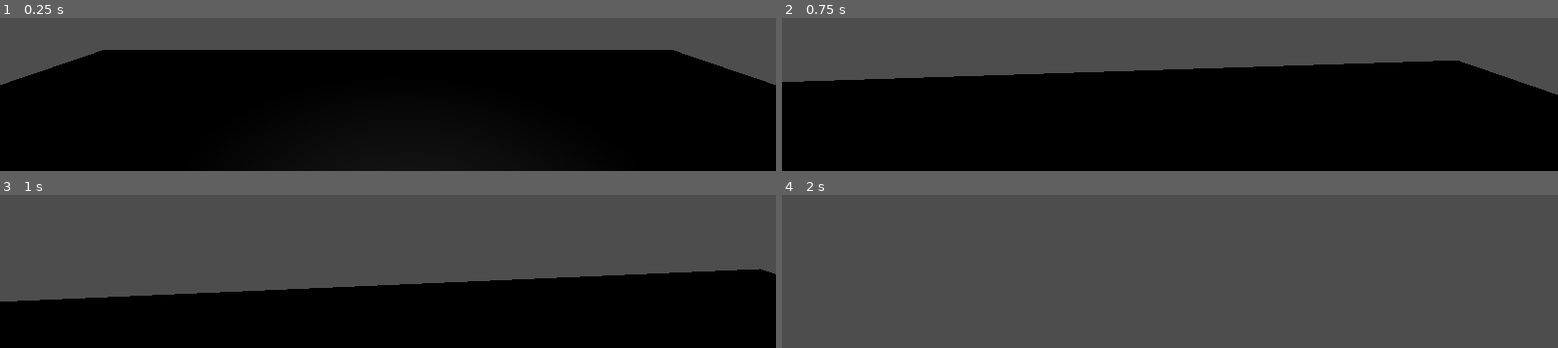
Above: before the commit, frames 1-4 (two rows, left to right).
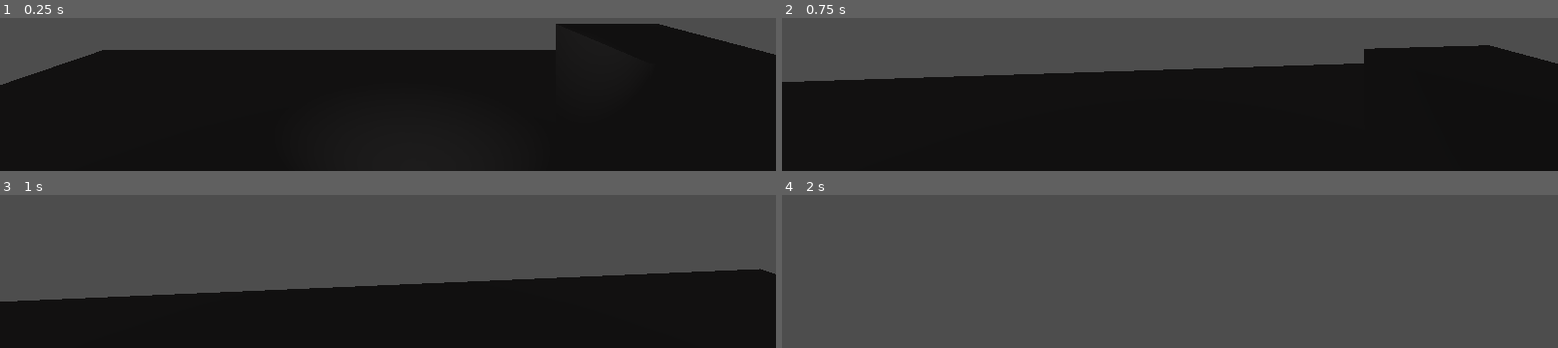
Above: after the commit, the same moments.

Repository: vaporvee/project-thought-experiment
Game: Godot game, scene res://scenes/levels/debug.tscn
The game is run twice, just before and just after one commit, with the same random seed, the same clock (stepped at 60 frames per second) and the same inputs. This scene is started directly instead of the project's main scene.
Inputs (mouse positions are in pixels of both pictures, inside the frame that each line leads up to):
- Up to frame 1 (0.25 s): no input
- Up to frame 2 (0.75 s): tap Enter at 0.5 s; move the mouse to (outside the picture) at 0.52 s; hold W (move_forward) from 0.53 s (still down); hold F (flashlight) from 0.53 s (still down)
- Up to frame 3 (1 s): keep holding W (move_forward); keep holding F (flashlight)
- Up to frame 4 (2 s): keep holding W (move_forward); move the mouse to (outside the picture) at 1.27 s; release F (flashlight) at 1.28 s; click (outside the picture) at 1.35 s

The runs differ from the first frame. In frame 1, 5.8% of the frame differs, in the area x 71-100%, y 3-44%; in frame 2, 3.3%; in frame 3, less than 0.1%; in frame 4, nothing differs.

Commit message:
improved lighting

Diff:
--- a/resources/environment.tres
+++ b/resources/environment.tres
@@ -5,5 +5,5 @@
 background_energy_multiplier = 0.0
 ambient_light_source = 1
 fog_enabled = true
-fog_light_color = Color(0.00784314, 0.00784314, 0.00784314, 1)
+fog_light_color = Color(0.0705882, 0.0666667, 0.0666667, 1)
 fog_density = 1.0
--- a/scenes/levels/debug.tscn
+++ b/scenes/levels/debug.tscn
@@ -7,6 +7,8 @@
 
 [sub_resource type="BoxShape3D" id="BoxShape3D_067df"]
 size = Vector3(10, 0.01, 10)
+
+[sub_resource type="BoxMesh" id="BoxMesh_8sg6w"]
 
 [node name="Debug" type="Node3D"]
 
@@ -21,3 +23,11 @@
 
 [node name="Player" parent="." instance=ExtResource("1_2585i")]
 transform = Transform3D(1, 0, 0, 0, 1, 0, 0, 0, 1, 0, 1, 0)
+
+[node name="MeshInstance3D" type="MeshInstance3D" parent="."]
+transform = Transform3D(1, 0, 0, 0, 1, 0, 0, 0, 1, 2.14051, 0.511925, -2.28447)
+mesh = SubResource("BoxMesh_8sg6w")
+
+[node name="MeshInstance3D2" type="MeshInstance3D" parent="."]
+transform = Transform3D(1, 0, 0, 0, 1, 0, 0, 0, 1, 2.14051, 0.511925, 2.70502)
+mesh = SubResource("BoxMesh_8sg6w")
--- a/scenes/player.tscn
+++ b/scenes/player.tscn
@@ -21,5 +21,5 @@
 light_volumetric_fog_energy = 4.0
 light_projector = ExtResource("1_rxdpg")
 shadow_enabled = true
-spot_range = 43.1073
-spot_angle = 52.0559
+spot_range = 48.0
+spot_angle = 40.9175
Not shown: 1 places in scenes/levels/debug.tscn that only renumber resources
